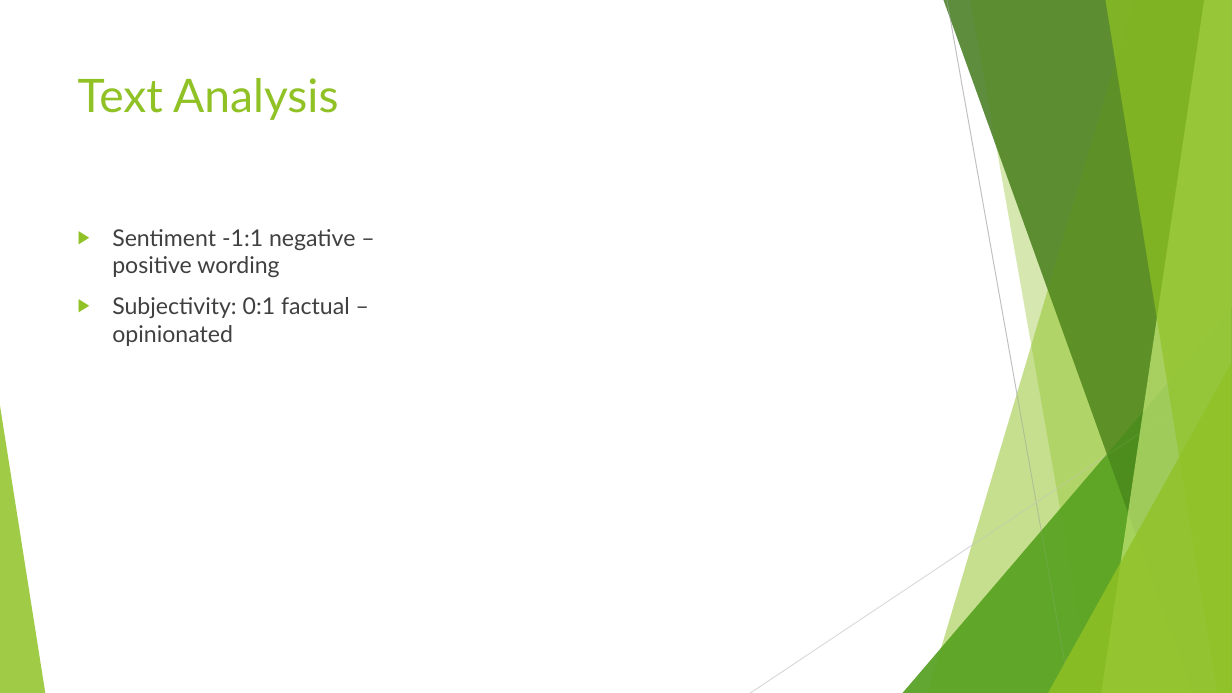
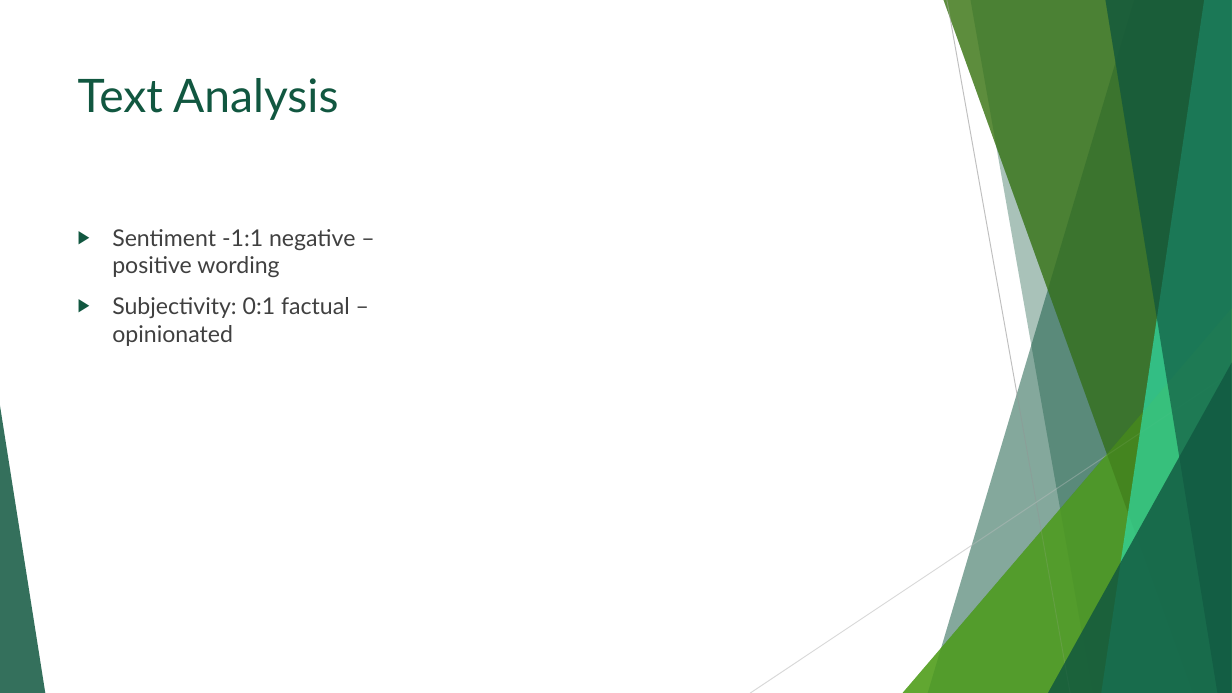
Before and after one commit to tylerparker22/work_to_show, a slide deck: slide 10 of Scolarship Symposium.pptm. Drawn at 1232x693 pixels with LibreOffice and Linux fonts; fonts in the diff are those of the drawing. Boxes give left, top, right and bottom in pixels: in the first picture for what was removed or moved away, otherwise in the second. Text is boxed around its words. In the diff, an @@ line names an element or a change of style, - is before the commit and + after.

```diff
--- a/Scolarship Symposium.pptm
+++ b/Scolarship Symposium.pptm
@@ freeform shape at (x1=928, y1=0, x2=1232, y2=693): fill #90C226 at 30% opacity to #115740 at 30% opacity @@
@@ freeform shape at (x1=928, y1=0, x2=1232, y2=693): fill #90C226 at 30% opacity to #115740 at 30% opacity @@
@@ freeform shape at (x1=970, y1=0, x2=1232, y2=693): fill #90C226 at 20% opacity to #115740 at 20% opacity @@
@@ freeform shape at (x1=970, y1=0, x2=1232, y2=693): fill #90C226 at 20% opacity to #115740 at 20% opacity @@
@@ freeform shape at (x1=1102, y1=0, x2=1232, y2=693): fill #C0E474 at 70% opacity to #33D7A1 at 70% opacity @@
@@ freeform shape at (x1=1102, y1=0, x2=1232, y2=693): fill #C0E474 at 70% opacity to #33D7A1 at 70% opacity @@
@@ freeform shape at (x1=1105, y1=0, x2=1232, y2=693): fill #90C226 at 65% opacity to #115740 at 65% opacity @@
@@ freeform shape at (x1=1105, y1=0, x2=1232, y2=693): fill #90C226 at 65% opacity to #115740 at 65% opacity @@
@@ title "Text Analysis" at (x1=78, y1=78, x2=338, y2=120): text colour #90C226 to #115740 @@
@@ text "Sentiment -1:1 negative – positive ..." at (x1=112, y1=229, x2=355, y2=346): bullet colour #90C226 to #115740 @@
@@ triangle at (x1=1048, y1=363, x2=1232, y2=693): fill #90C226 at 80% opacity to #115740 at 80% opacity @@
@@ triangle at (x1=1048, y1=363, x2=1232, y2=693): fill #90C226 at 80% opacity to #115740 at 80% opacity @@
@@ triangle at (x1=0, y1=406, x2=45, y2=693): fill #90C226 at 85% opacity to #115740 at 85% opacity @@
```
Also in this commit, not shown: 7 other slides changed, 6 slides added, 5 slides removed, 43 other files.
